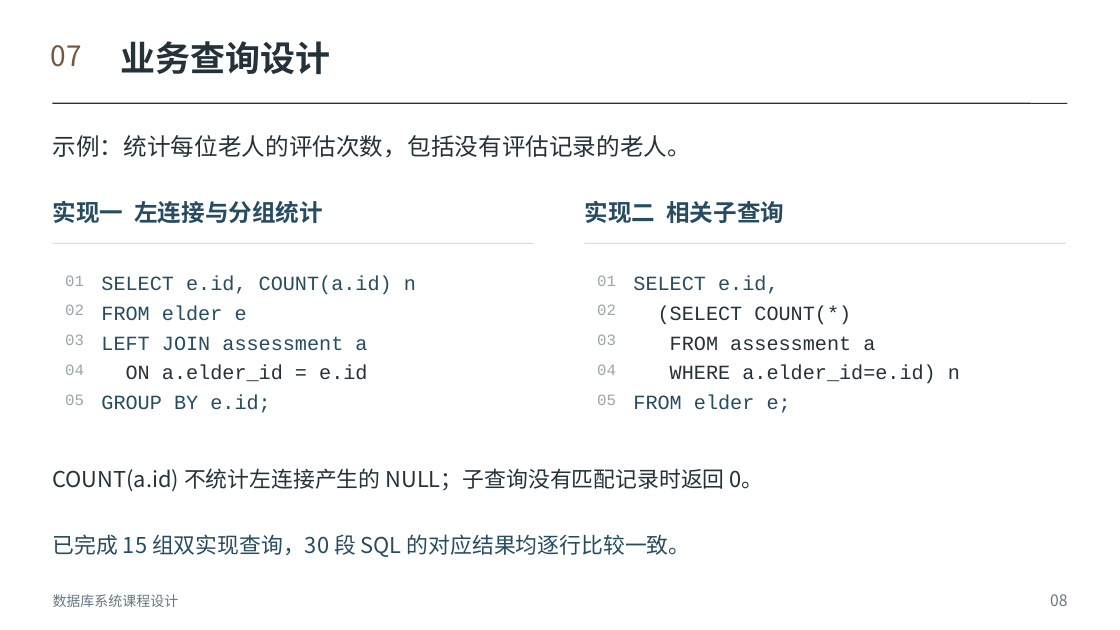
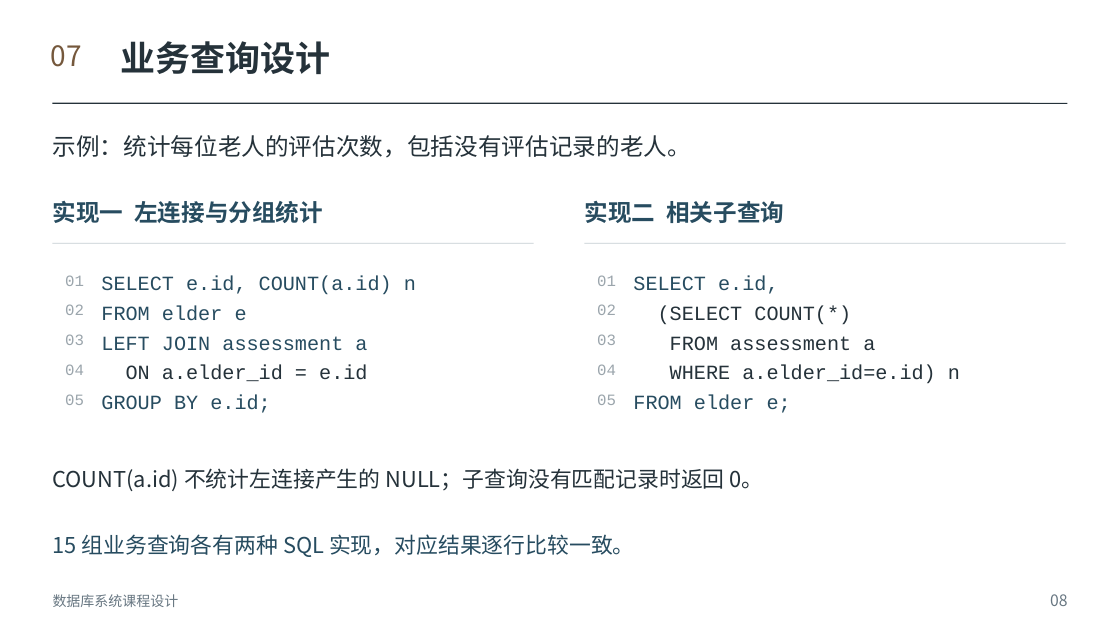
Before and after one commit to Herbertlyw/db_eldercare, a slide deck: slide 8 of outputs/社区居家养老平台课程答辩_修订版.pptx. Drawn at 1120x630 pixels with LibreOffice and Linux fonts; fonts in the diff are those of the drawing. Boxes give left, top, right and bottom in pixels: in the first picture for what was removed or moved away, otherwise in the second. Text is boxed around its words. In the diff, an @@ line names an element or a change of style, - is before the commit and + after.

```diff
--- a/outputs/社区居家养老平台课程答辩_修订版.pptx
+++ b/outputs/社区居家养老平台课程答辩_修订版.pptx
@@ text at (52, 534, 635, 557): text changed @@
-已完成 15 组双实现查询，30 段 SQL 的对应结果均逐行比较一致。
+15 组业务查询各有两种 SQL 实现，对应结果逐行比较一致。
```
Also in this commit, not shown: 2 other slides changed, 20 other files.
